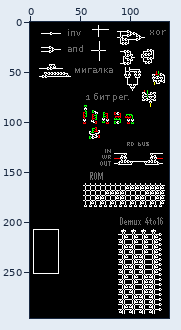
Sprite sheet: arena.png. Above, an overview of the earlier version with the close-up marked.
Close-up. Old version:
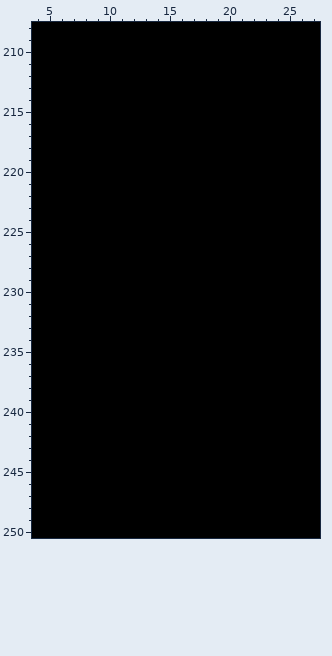
The file is 139x296 pixels. Colours within 5 levels of each other are drawn and written as one. Shown: x 4..27, y 208..250. The commit also changed other parts of the picture, which this record leaves out.
And afterwards:
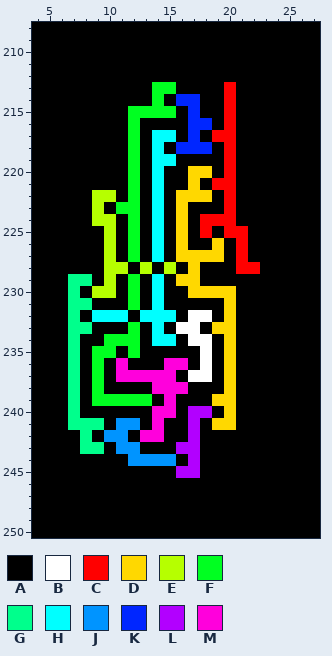
Palette (. is transparent): A #000000  B #ffffff  C #ff0000  D #ffd800  E #b6ff00  F #00ff21  G #00ff8c  H #00ffff  J #0094ff  K #0026ff  L #b200ff  M #ff00dc
Diff:
@@ x 4..27 @@
 212 AAAAAAAAAAAAAAAAAAAAAAAA
-213 AAAAAAAAAAAAAAAAAAAAAAAA
-214 AAAAAAAAAAAAAAAAAAAAAAAA
-215 AAAAAAAAAAAAAAAAAAAAAAAA
-216 AAAAAAAAAAAAAAAAAAAAAAAA
-217 AAAAAAAAAAAAAAAAAAAAAAAA
-218 AAAAAAAAAAAAAAAAAAAAAAAA
-219 AAAAAAAAAAAAAAAAAAAAAAAA
-220 AAAAAAAAAAAAAAAAAAAAAAAA
-221 AAAAAAAAAAAAAAAAAAAAAAAA
-222 AAAAAAAAAAAAAAAAAAAAAAAA
-223 AAAAAAAAAAAAAAAAAAAAAAAA
-224 AAAAAAAAAAAAAAAAAAAAAAAA
-225 AAAAAAAAAAAAAAAAAAAAAAAA
-226 AAAAAAAAAAAAAAAAAAAAAAAA
-227 AAAAAAAAAAAAAAAAAAAAAAAA
-228 AAAAAAAAAAAAAAAAAAAAAAAA
-229 AAAAAAAAAAAAAAAAAAAAAAAA
-230 AAAAAAAAAAAAAAAAAAAAAAAA
-231 AAAAAAAAAAAAAAAAAAAAAAAA
-232 AAAAAAAAAAAAAAAAAAAAAAAA
-233 AAAAAAAAAAAAAAAAAAAAAAAA
-234 AAAAAAAAAAAAAAAAAAAAAAAA
-235 AAAAAAAAAAAAAAAAAAAAAAAA
-236 AAAAAAAAAAAAAAAAAAAAAAAA
-237 AAAAAAAAAAAAAAAAAAAAAAAA
-238 AAAAAAAAAAAAAAAAAAAAAAAA
-239 AAAAAAAAAAAAAAAAAAAAAAAA
-240 AAAAAAAAAAAAAAAAAAAAAAAA
-241 AAAAAAAAAAAAAAAAAAAAAAAA
-242 AAAAAAAAAAAAAAAAAAAAAAAA
-243 AAAAAAAAAAAAAAAAAAAAAAAA
-244 AAAAAAAAAAAAAAAAAAAAAAAA
-245 AAAAAAAAAAAAAAAAAAAAAAAA
+213 AAAAAAAAAAFFAAAACAAAAAAA
+214 AAAAAAAAAAFAKKAACAAAAAAA
+215 AAAAAAAAFFFFAKAACAAAAAAA
+216 AAAAAAAAFAAAAKKACAAAAAAA
+217 AAAAAAAAFAHHAKACCAAAAAAA
+218 AAAAAAAAFAHAKKKACAAAAAAA
+219 AAAAAAAAFAHHAAAACAAAAAAA
+220 AAAAAAAAFAHAADDACAAAAAAA
+221 AAAAAAAAFAHAADACCAAAAAAA
+222 AAAAAEEAFAHADDDACAAAAAAA
+223 AAAAAEAFFAHADAAACAAAAAAA
+224 AAAAAEEAFAHADACCCAAAAAAA
+225 AAAAAAEAFAHADACACCAAAAAA
+226 AAAAAAEAFAHADAADACAAAAAA
+227 AAAAAAEAFAHADDDDACAAAAAA
+228 AAAAAAEEAEAEADAAACCAAAAA
+229 AAAGGAEAFAHADDAAAAAAAAAA
+230 AAAGAEEAFAHAADDDDAAAAAAA
+231 AAAGGAAAFAHAAAAADAAAAAAA
+232 AAAGAHHHAHHHABBADAAAAAAA
+233 AAAGGAAAFAHABBADDAAAAAAA
+234 AAAGAAFFFAHHABBADAAAAAAA
+235 AAAGAFFAFAAAAABADAAAAAAA
+236 AAAGAFAMAAAMMABADAAAAAAA
+237 AAAGAFAMMMMMABBADAAAAAAA
+238 AAAGAFAAAAMMMAAADAAAAAAA
+239 AAAGAFFFFFAMAAADDAAAAAAA
+240 AAAGAAAAAAMMALLADAAAAAAA
+241 AAAGGGAJJAMAALADDAAAAAAA
+242 AAAAGAJJAMMAALAAAAAAAAAA
+243 AAAAGGAJJAAALLAAAAAAAAAA
+244 AAAAAAAAJJJJALAAAAAAAAAA
+245 AAAAAAAAAAAALLAAAAAAAAAA
 246 AAAAAAAAAAAAAAAAAAAAAAAA
Where, in picture pixels (left, top, right, bottom), the same in both close-ups:
changed: (68, 82, 260, 478)
